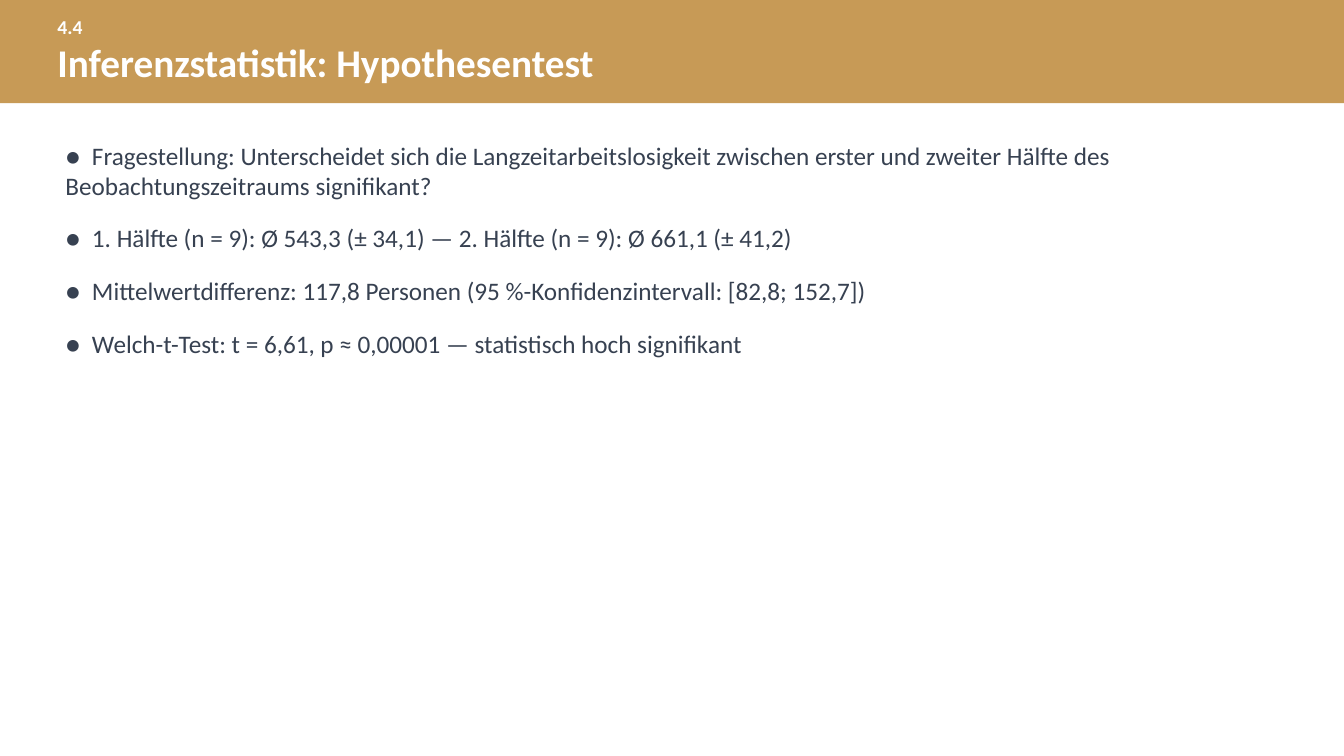
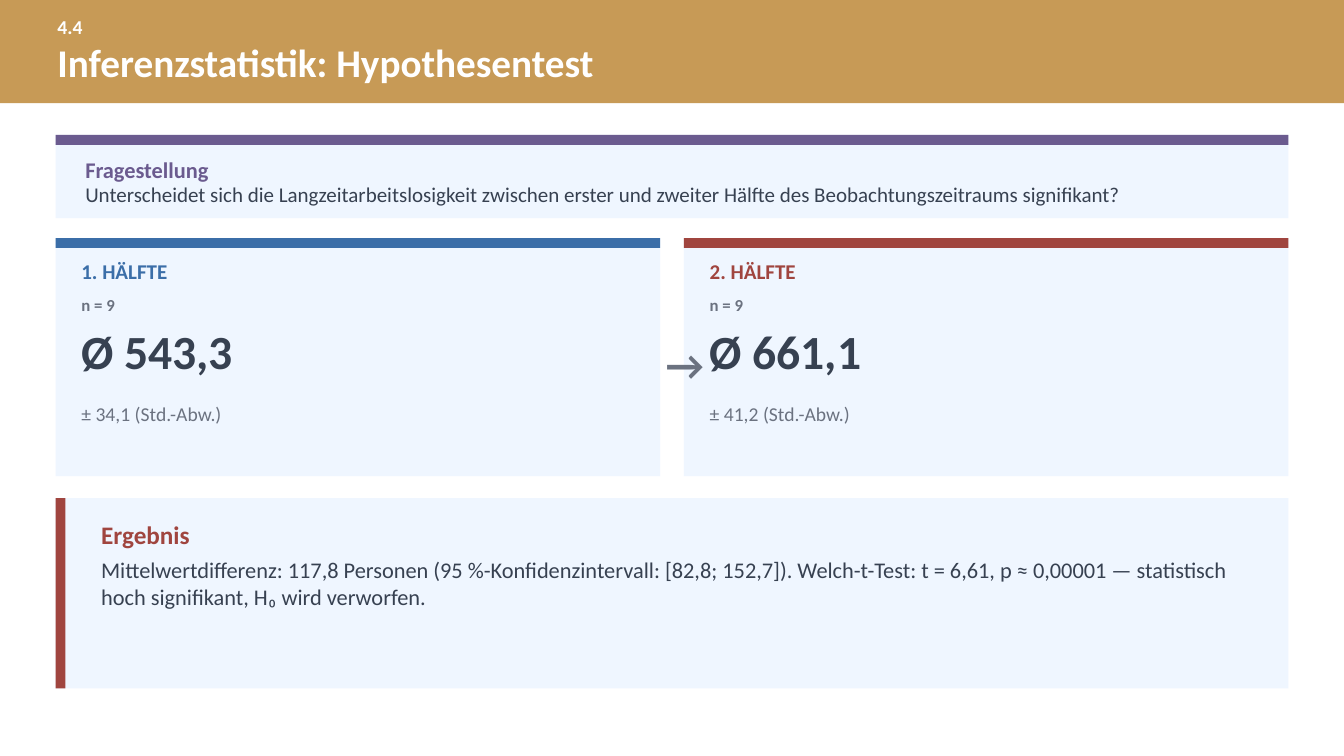
Before and after one commit to eufunk/arbeitsmarkt-regensburg, a slide deck: slide 23 of Dok/Projektpraesentation.pptx. Drawn at 1344x756 pixels with LibreOffice and Linux fonts; fonts in the diff are those of the drawing. Boxes give left, top, right and bottom in pixels: in the first picture for what was removed or moved away, otherwise in the second. Text is boxed around its words. In the diff, an @@ line names an element or a change of style, - is before the commit and + after.

Commit message:
Praesentation: Folien visuell ueberarbeiten, Sprechernotizen ergaenzen, Boxplot-Grafik ins Notebook verlagern
PPT: Folien 16-17, 19-26, 31, 37, 42, 46, 51, 56, 61, 63-64 auf
Kacheln/Panele umgestellt (weniger Aufzaehlung, mehr visuelle Struktur,
Zeitraum-/Achsen-Klarstellungen), allen 65 Folien zusammenhaengende
Sprechernotizen hinzugefuegt.

Notebook: alternative Verteilungsgrafik (Boxplot mit Einzelpunkten) aus
03_Statistik.ipynb heraus erzeugt statt in einem Wegwerf-Skript, damit jede
Abbildung im Ordner Dok/Abbildungen auf ihren Erzeugungsort im Notebook
rueckverfolgbar bleibt; Dokumentation entsprechend aktualisiert.

```diff
--- a/Dok/Projektpraesentation.pptx
+++ b/Dok/Projektpraesentation.pptx
@@ rectangle added at (x1=55, y1=135, x2=1288, y2=219), fill #EFF6FF @@
@@ rectangle added at (x1=55, y1=135, x2=1288, y2=145), fill #6B5B8F @@
@@ text added at (x1=85, y1=162, x2=208, y2=182), 16 pt, text #6B5B8F, bold @@
+Fragestellung
@@ text added at (x1=85, y1=187, x2=1120, y2=206), 15 pt, text #374151 @@
+Unterscheidet sich die Langzeitarbeitslosigkeit zwischen erster und zweiter Hälfte des Beobachtungszeitraums signifikant?
@@ rectangle added at (x1=55, y1=238, x2=660, y2=476), fill #EFF6FF @@
@@ rectangle added at (x1=55, y1=238, x2=660, y2=248), fill #3B6EA8 @@
@@ rectangle added at (x1=684, y1=238, x2=1289, y2=476), fill #EFF6FF @@
@@ rectangle added at (x1=684, y1=238, x2=1289, y2=248), fill #A0453F @@
@@ text added at (x1=81, y1=262, x2=167, y2=279), 15 pt, text #3B6EA8, bold @@
+1. HÄLFTE
@@ text added at (x1=710, y1=262, x2=796, y2=279), 15 pt, text #A0453F, bold @@
+2. HÄLFTE
@@ text added at (x1=81, y1=300, x2=114, y2=311), 12 pt, text #6B7280, bold @@
+n = 9
@@ text added at (x1=710, y1=300, x2=743, y2=311), 12 pt, text #6B7280, bold @@
+n = 9
@@ text added at (x1=81, y1=336, x2=233, y2=376), 34 pt, text #374151, bold @@
+Ø 543,3
@@ text added at (x1=656, y1=333, x2=687, y2=381), 30 pt, text #6B7280, bold @@
+→
@@ text added at (x1=710, y1=336, x2=862, y2=376), 34 pt, text #374151, bold @@
+Ø 661,1
@@ text added at (x1=96, y1=407, x2=222, y2=424), 14 pt, text #6B7280 @@
+± 34,1 (Std.-Abw.)
@@ text added at (x1=724, y1=407, x2=850, y2=424), 14 pt, text #6B7280 @@
+± 41,2 (Std.-Abw.)
@@ rectangle added at (x1=55, y1=498, x2=1288, y2=688), fill #EFF6FF @@
@@ rectangle added at (x1=55, y1=498, x2=65, y2=688), fill #A0453F @@
@@ text added at (x1=101, y1=526, x2=189, y2=549), 18 pt, text #A0453F, bold @@
+Ergebnis
@@ text at (x1=101, y1=562, x2=1226, y2=609): text changed; size 18 to 16 pt @@
-● Fragestellung: Unterscheidet sich die Langzeitarbeitslosigkeit zwischen erster und zweiter Hälfte des Beobachtungszeitraums signifikant?
-● 1. Hälfte (n = 9): Ø 543,3 (± 34,1) — 2. Hälfte (n = 9): Ø 661,1 (± 41,2)
-● Mittelwertdifferenz: 117,8 Personen (95 %-Konfidenzintervall: [82,8; 152,7])
-● Welch-t-Test: t = 6,61, p ≈ 0,00001 — statistisch hoch signifikant
+Mittelwertdifferenz: 117,8 Personen (95 %-Konfidenzintervall: [82,8; 152,7]). Welch-t-Test: t = 6,61, p ≈ 0,00001 — statistisch hoch signifikant, H₀ wird verworfen.
```
Also in this commit, not shown: 15 other slides changed, 3 other files.
